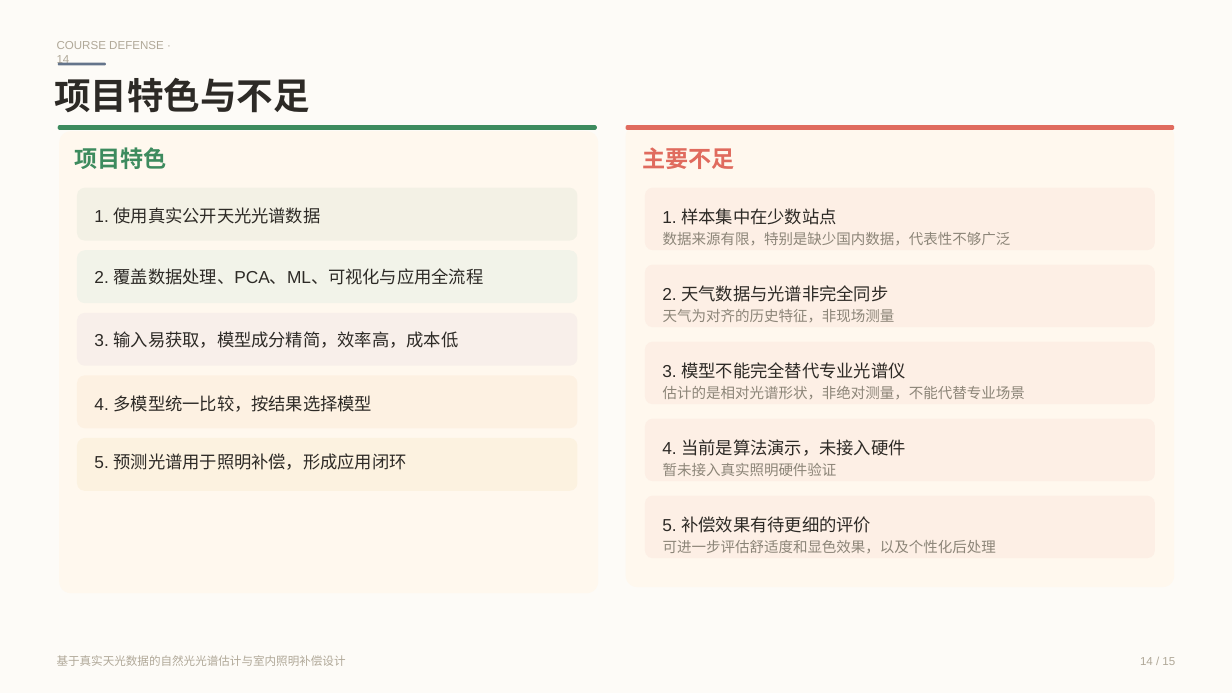
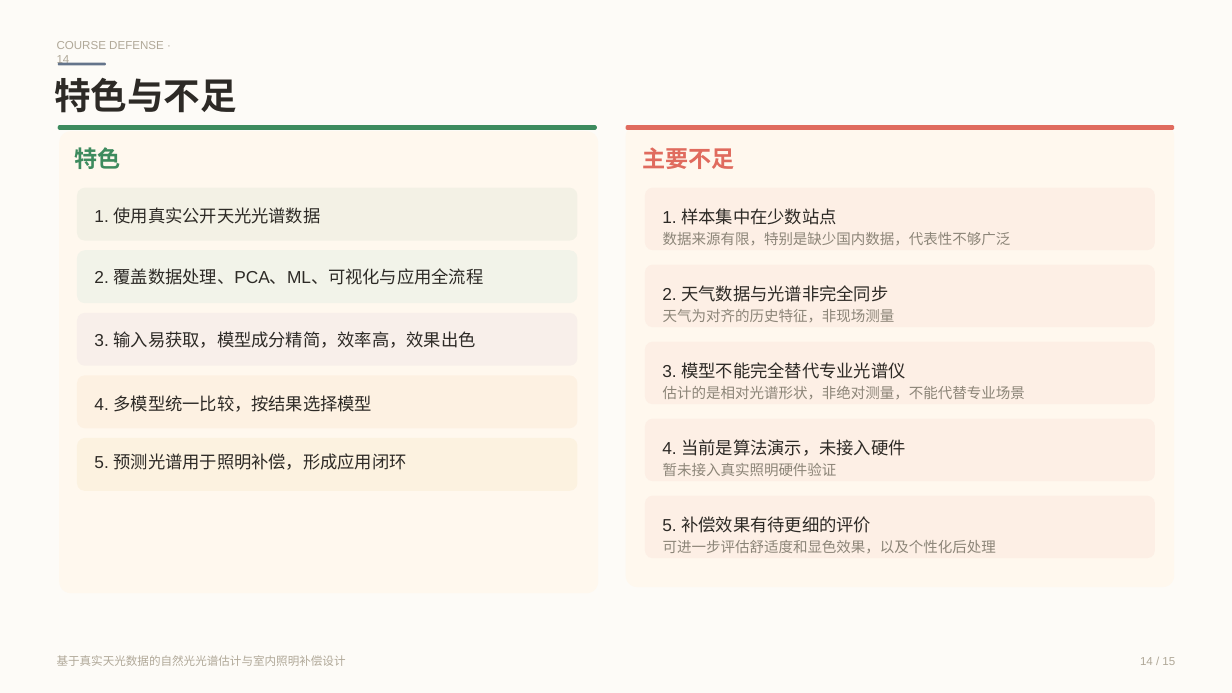
Before and after one commit to kmgcc/Pythian, a slide deck: slide 14 of python 课设_答辩 PPT/python_course_defense_20260615_171117.pptx. Drawn at 1232x693 pixels with LibreOffice and Linux fonts; fonts in the diff are those of the drawing. Boxes give left, top, right and bottom in pixels: in the first picture for what was removed or moved away, otherwise in the second. Text is boxed around its words. In the diff, an @@ line names an element or a change of style, - is before the commit and + after.

```diff
--- a/python 课设_答辩 PPT/python_course_defense_20260615_171117.pptx
+++ b/python 课设_答辩 PPT/python_course_defense_20260615_171117.pptx
@@ text at (54, 78, 237, 113): text changed @@
-项目特色与不足
+特色与不足
@@ text at (75, 147, 121, 169): text changed @@
-项目特色
+特色
@@ text at (94, 331, 476, 348): text changed @@
-3. 输入易获取，模型成分精简，效率高，成本低
+3. 输入易获取，模型成分精简，效率高，效果出色
```
Also in this commit, not shown: 3 other slides changed, 22 other files.
